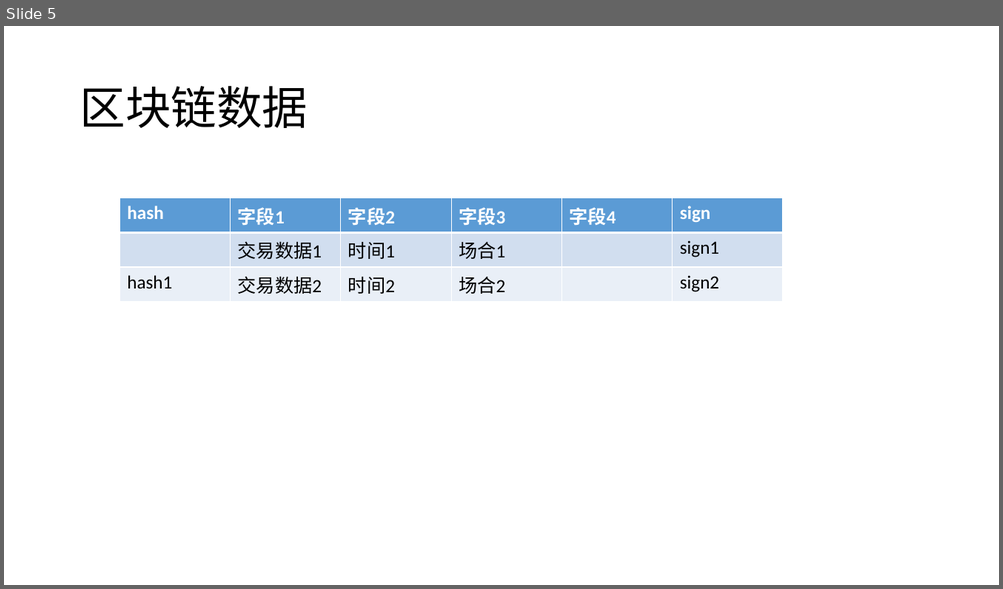
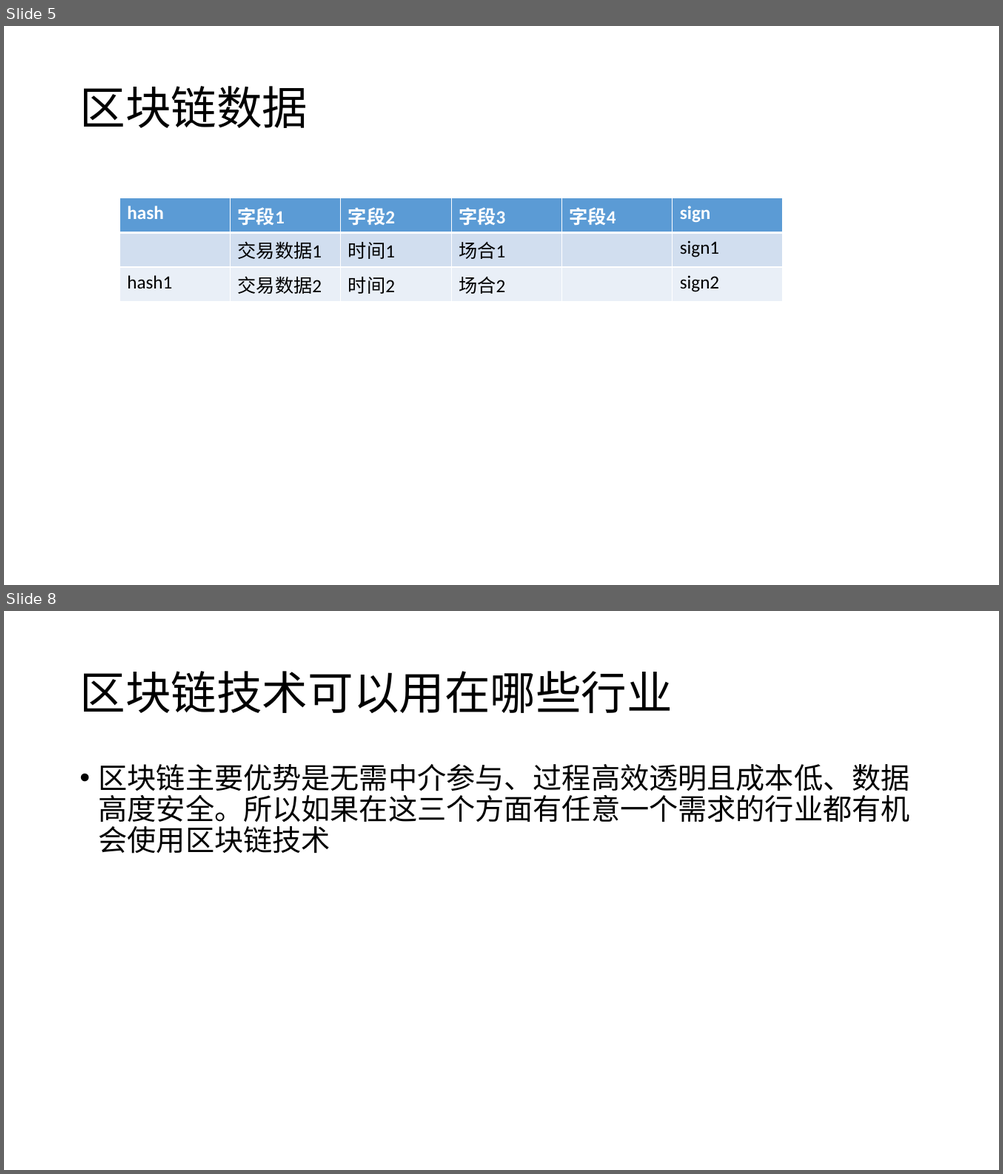
Before and after one commit to leixiangjian/design, a slide deck: 区块链.pptx. Shown one above the other, each under a label of ours: slide 5 before the commit, slides 5 and 8 after it; the slides between them are not shown. The pictures are 1003x589 and 1003x1174 pixels, drawn with LibreOffice and Linux fonts; fonts in the diff are those of the drawing. Boxes give left, top, right and bottom in pixels: in the first picture for what was removed or moved away, otherwise in the second. Text is boxed around its words. In the diff, an @@ line names an element or a change of style, - is before the commit and + after.

```diff
--- a/区块链.pptx
+++ b/区块链.pptx
@@ slide 8 added at <box>4,611,999,1170</box>, background #FFFFFF @@
@@ title added at <box>79,671,672,713</box>, 44 pt, text #000000 @@
+区块链技术可以用在哪些行业
@@ text added at <box>99,764,910,854</box>, 28 pt, text #000000 @@
+• 区块链主要优势是无需中介参与、过程高效透明且成本低、数据高度安全。所以如果在这三个方面有任意一个需求的行业都有机会使用区块链技术
```
Also in this commit, not shown: 2 other slides added, 1 other file.
